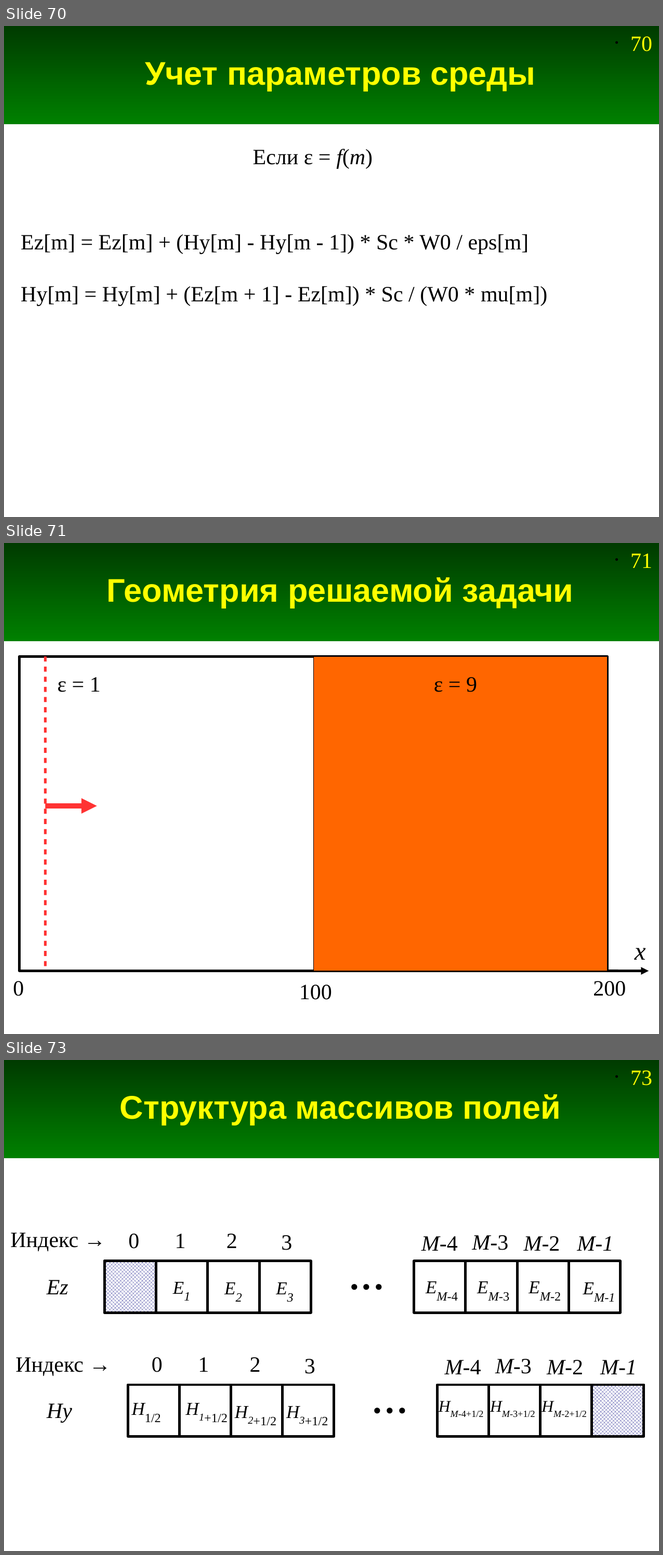
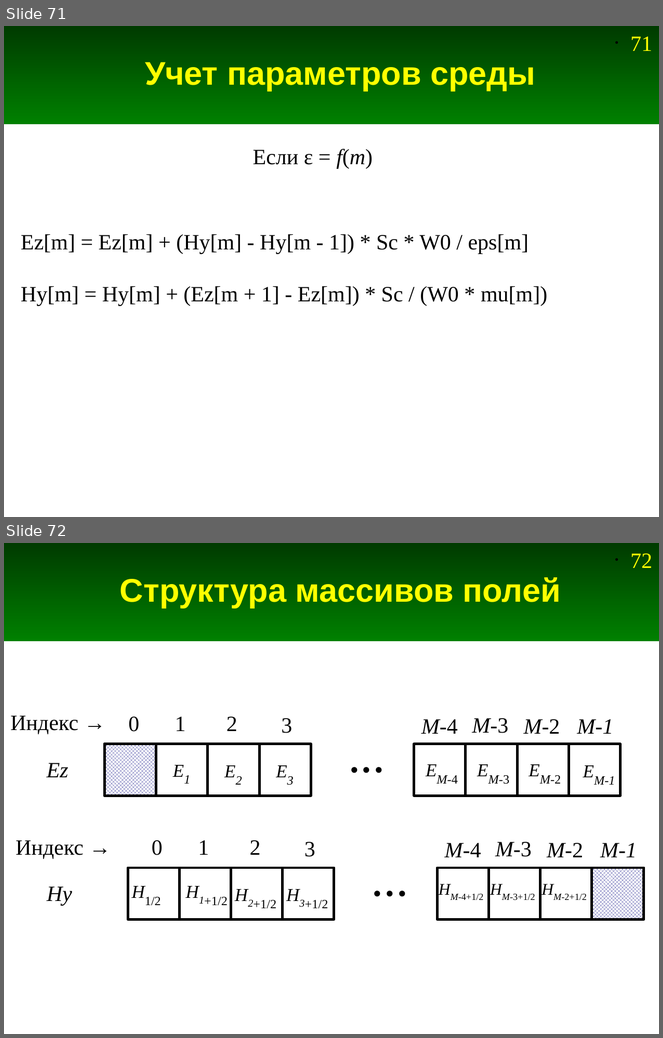
Before and after one commit to andris0147sv/modelling, a slide deck: presentations/2. FDTD.odp. Shown one above the other, each under a label of ours: slides 70, 71 and 73 before the commit, slides 71 and 72 after it; the slides between them are not shown. The pictures are 663x1555 and 663x1038 pixels, drawn with LibreOffice and Linux fonts; fonts in the diff are those of the drawing. Boxes give left, top, right and bottom in pixels: in the first picture for what was removed or moved away, otherwise in the second. Text is boxed around its words. In the diff, an @@ line names an element or a change of style, - is before the commit and + after.

```diff
--- a/presentations/2. FDTD.odp
+++ b/presentations/2. FDTD.odp
@@ slide 71 removed at (4,543,659,1034), background #FFFFFF; not listed: 2 template elements that a slide beside it also shows @@
@@ title removed at (107,577,574,608) @@
-Геометрия решаемой задачи
@@ rectangle removed at (20,656,608,971) @@
@@ line removed from (45, 656) to (45, 971) @@
@@ rectangle removed at (313,656,607,971) @@
@@ text removed at (58,677,101,692) @@
-ε = 1
@@ text removed at (434,677,477,692) @@
-ε = 9
@@ arrow removed from (45, 807) to (97, 807) @@
@@ text removed at (635,948,646,960) @@
-x
@@ arrow removed from (607, 971) to (649, 971) @@
@@ text removed at (13,981,24,996) @@
-0
@@ text removed at (299,985,332,1000) @@
-100
@@ text removed at (593,981,626,996) @@
-200
@@ what was slide 70 is now slide 71 @@
@@ page number at (631,36,652,51): text changed @@
-• 70
+• 71
@@ what was slide 73 is now slide 72 @@
@@ page number at (631,553,652,568): text changed @@
-• 73
+• 72
```
Also in this commit, not shown: 4 slides changed, 5 slides added, 2 other slides removed, 11 other files.
